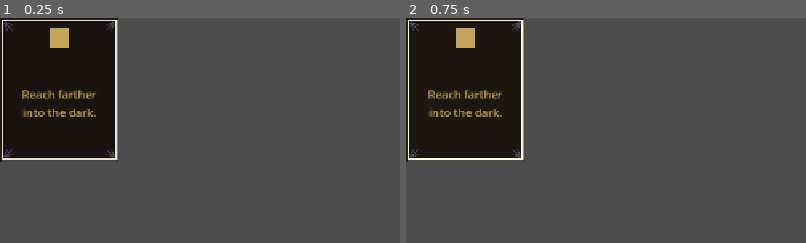
Above: before the commit, frames 1-2 (left to right).
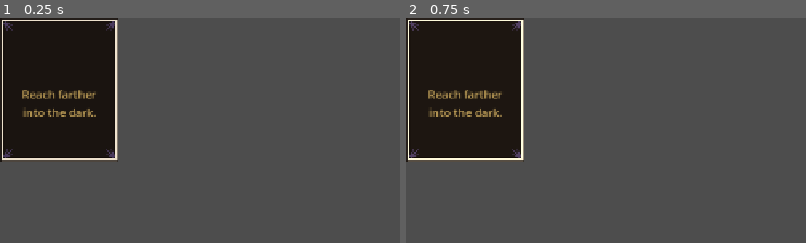
Above: after the commit, the same moments.

Repository: amzer24/sealed-chapel
Game: Godot game, scene res://scenes/ui/BargainCard.tscn
The game is run twice, just before and just after one commit, with the same random seed, the same clock (stepped at 60 frames per second) and the same inputs. This scene is started directly instead of the project's main scene.
Inputs (mouse positions are % of the whole screen's width and height, from its top left):
- Up to frame 1 (0.25 s): no input
- Up to frame 2 (0.75 s): click (7, 16) at 0.5 s
The pictures show only the part of the screen within x 0-50%, y 0-50%; the shares and areas given below are measured in that part.

The runs differ from the first frame. In frame 1, 0.4% of the frame differs, in the area x 12-18%, y 4-14%; in frame 2, 0.4%.

Commit message:
Bargain icons: diegetic 32px sheet
Replace the flat ColorRect icon swatch on BargainCard with seven
diegetic 32x32 icons under assets/ui/bargain_icons/ (longer_shadow,
fever_pulse, tithe_of_flesh, bone_ward, greedy_hands, glass_bell,
heavy_hand), each built only from the locked five hexes (soot/bone/
bruise/curse/rot) with hard, non-antialiased pixels (binary alpha,
exact palette RGB, no gradients).

- BargainCard.tscn: Icon swaps from a ColorRect to a TextureRect
  (texture_filter = NEAREST, stretch_mode = KEEP_CENTERED) so the
  32x32 art stays crisp; CursePip also gets NEAREST filtering.
- BargainCard.gd: icon lookup now maps card id -> icon texture path
  (ICON_PATHS) instead of id -> flat colour. Covers all three ids in
  Game.UPGRADE_POOL today plus four ids the art is pre-cut for ahead
  of Feature systems wiring, so a future pool entry with a matching
  id picks up its icon with no further BargainCard changes. The
  curse-gold pip now keys off an explicit CURSE_ACCENT_IDS list
  (still just longer_shadow) rather than an icon-colour comparison.
- assets/ui/curse_pip.png refreshed to the same hard five-hex style
  (16x16 unchanged) so it matches the new icons instead of standing
  out as the one antialiased asset next to them.

Bargain pool logic, Copy strings, Game.UPGRADE_POOL contents, and the
~190x230 NinePatch card frame are all untouched.

Co-authored-by: Lee Leckenby <amzer24@users.noreply.github.com>

Diff:
--- a/scenes/ui/BargainCard.tscn
+++ b/scenes/ui/BargainCard.tscn
@@ -33,6 +33,7 @@
 offset_right = -8.0
 offset_bottom = 26.0
 mouse_filter = 2
+texture_filter = 1
 texture = ExtResource("3")
 
 [node name="Margin" type="MarginContainer" parent="."]
@@ -50,11 +51,13 @@
 theme_override_constants/separation = 10
 mouse_filter = 2
 
-[node name="Icon" type="ColorRect" parent="Margin/VBox"]
+[node name="Icon" type="TextureRect" parent="Margin/VBox"]
 custom_minimum_size = Vector2(32, 32)
 layout_mode = 2
 size_flags_horizontal = 4
-color = Color(0.768627, 0.639216, 0.352941, 1)
+mouse_filter = 2
+texture_filter = 1
+stretch_mode = 3
 
 [node name="Title" type="Label" parent="Margin/VBox"]
 layout_mode = 2
--- a/scripts/ui/BargainCard.gd
+++ b/scripts/ui/BargainCard.gd
@@ -11,9 +11,28 @@
 
 const HOVER_TINT := Color(1.12, 1.12, 1.08)
 
+## Diegetic bargain-card icons (32x32, five-hex palette, hard pixels) keyed
+## by `Game.UPGRADE_POOL` card id. Covers every bargain id currently in the
+## pool plus the Feature-systems ids the art was pre-cut for
+## (`bone_ward`/`greedy_hands`/`glass_bell`/`heavy_hand`), so wiring a new
+## pool entry with a matching id picks up its icon automatically.
+const ICON_PATHS := {
+	"longer_shadow": "res://assets/ui/bargain_icons/longer_shadow.png",
+	"fever_pulse": "res://assets/ui/bargain_icons/fever_pulse.png",
+	"tithe_of_flesh": "res://assets/ui/bargain_icons/tithe_of_flesh.png",
+	"bone_ward": "res://assets/ui/bargain_icons/bone_ward.png",
+	"greedy_hands": "res://assets/ui/bargain_icons/greedy_hands.png",
+	"glass_bell": "res://assets/ui/bargain_icons/glass_bell.png",
+	"heavy_hand": "res://assets/ui/bargain_icons/heavy_hand.png",
+}
+
+## Bargains whose icon carries the curse-gold accent, so `CursePip` stays a
+## highlight on that one card rather than a fourth swatch.
+const CURSE_ACCENT_IDS := ["longer_shadow"]
+
 @onready var frame_rect: NinePatchRect = $Frame
 @onready var curse_pip: TextureRect = $CursePip
-@onready var icon_rect: ColorRect = $Margin/VBox/Icon
+@onready var icon_rect: TextureRect = $Margin/VBox/Icon
 @onready var title_label: Label = $Margin/VBox/Title
 
 var card_data: Dictionary
@@ -26,19 +45,11 @@
 func setup(data: Dictionary) -> void:
 	card_data = data
 	title_label.text = data.title
-	var icon_color := _icon_color_for(data.id)
-	icon_rect.color = icon_color
-	# The curse-gold pip only marks the one bargain whose icon colour is
-	# curse-gold, so it stays a highlight rather than a fourth swatch.
-	curse_pip.visible = icon_color == Palette.CURSE
+	icon_rect.texture = _icon_texture_for(data.id)
+	curse_pip.visible = CURSE_ACCENT_IDS.has(data.id)
 
-func _icon_color_for(id: String) -> Color:
-	match id:
-		"longer_shadow":
-			return Palette.CURSE
-		"fever_pulse":
-			return Palette.ROT
-		"tithe_of_flesh":
-			return Palette.BRUISE
-		_:
-			return Palette.BONE
+func _icon_texture_for(id: String) -> Texture2D:
+	var path: String = ICON_PATHS.get(id, "")
+	if path.is_empty():
+		return null
+	return load(path)
Binary file added: assets/ui/bargain_icons/bone_ward.png
Not shown, added: assets/ui/bargain_icons/bone_ward.png.import
Binary file added: assets/ui/bargain_icons/fever_pulse.png
Not shown, added: assets/ui/bargain_icons/fever_pulse.png.import
Binary file added: assets/ui/bargain_icons/glass_bell.png
Not shown, added: assets/ui/bargain_icons/glass_bell.png.import
Binary file added: assets/ui/bargain_icons/greedy_hands.png
Not shown, added: assets/ui/bargain_icons/greedy_hands.png.import
Binary file added: assets/ui/bargain_icons/heavy_hand.png
Not shown, added: assets/ui/bargain_icons/heavy_hand.png.import
Binary file added: assets/ui/bargain_icons/longer_shadow.png
Not shown, added: assets/ui/bargain_icons/longer_shadow.png.import
(and 3 more such lines)
